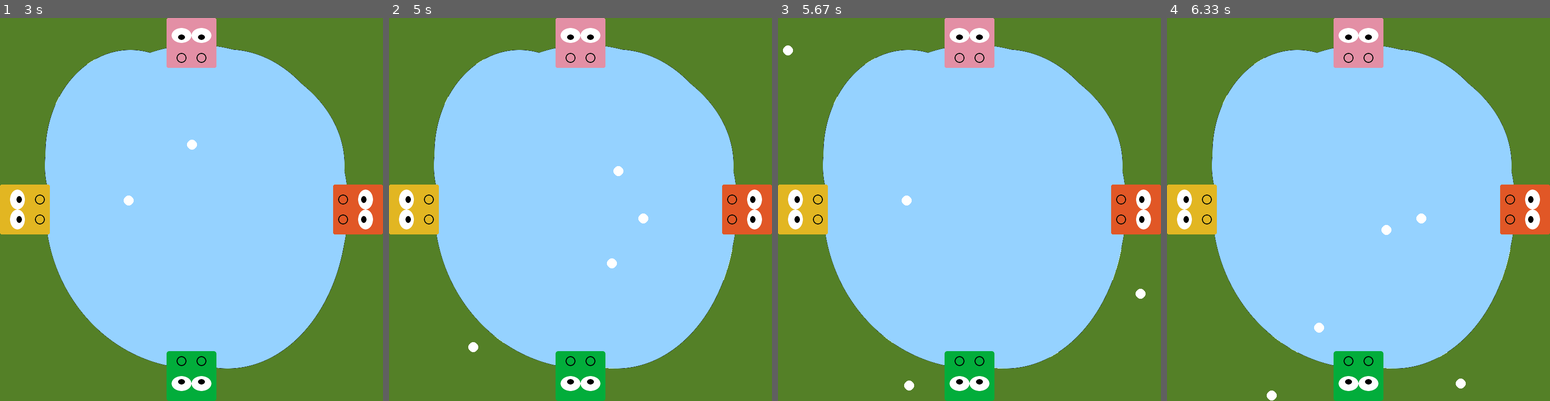
Above: before the commit, frames 1-4 (left to right).
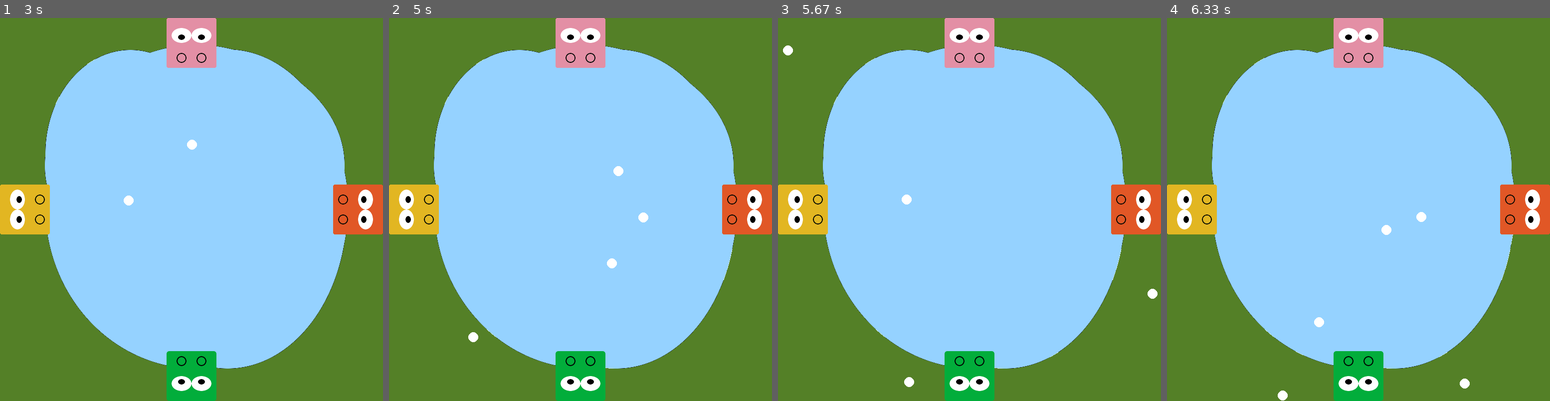
Above: after the commit, the same moments.

Repository: BradStevenson/HungryHippos-Pygame
Game: pygame game, started from hungryHippos.py
Two runs of this game, one before a commit and one after it. Both use one fixed random seed, a clock stepped at 60 frames per second and the inputs below. The source is Python 2; it was converted automatically to run under Python 3.
Inputs:
- Up to frame 1 (3 s): hold Up 0.33-0.8 s; tap Enter at 1.83 s; tap Z at 2.17 s
- Up to frame 2 (5 s): no input
- Up to frame 3 (5.67 s): no input
- Up to frame 4 (6.33 s): no input

Frame 1 is identical in both runs. In frame 2, 0.1% of the frame differs, in the area x 20-68%, y 50-88%; in frame 3, 0.2%; in frame 4, 0.3%, in the area x 25-91%, y 50-100%.

Commit message:
Seperated Menu to Pygame-Menu repo

Diff:
--- a/hungryHippos.py
+++ b/hungryHippos.py
@@ -4,112 +4,13 @@
 import random
 import math
 from pygame.sprite import Sprite
+from Menu import Menu
 
 pygame.display.init()
 pygame.font.init()
 HEIGHT_RES = 768
 WIDTH_RES = 768
 totalScore = 0
-
-class Menu:
-    field_list = []
-    field = []
-    dest_surface = pygame.Surface
-    number_fields = 0
-    background_color = (52, 73, 94)
-    title_font = "pixelated_bold.ttf"
-    title_size = 36
-    font = "pixelated_font.ttf"
-    font_size = 20
-    font_color =  (255, 255, 255)
-    selection_color = (26, 188, 156)
-    selection_position = 0
-    position = (0,0)
-    menu_width = 0
-    menu_height = 0
-
-    class Field:
-    	text = ''
-    	field = pygame.Surface
-    	field_rect = pygame.Rect
-    	selection_rect = pygame.Rect
-
-    def move_menu(self, top, left):
-    	self.position = (top, left)
-
-    def set_colors(self, text, selection, background):
-    	self.background_color = background
-    	self.font_color = text
-    	self.selection_color = selection
-
-    def set_font(self, title, menu):
-    	self.title_font = title
-    	self.font = menu
-
-    def get_position(self):
-    	return self.selection_position
-
-    def init(self, item_list, dest_surface, title):
-    	self.field_list = item_list
-    	self.dest_surface = dest_surface
-    	self.number_fields = len(self.field_list)
-    	self.title = title
-    	self.create_structures()
-
-    def draw(self, move=0):
-        if move:
-            self.selection_position += move
-            if self.selection_position == -1:
-                self.selection_position = self.number_fields - 1
-            self.selection_position %= self.number_fields
-        menu = pygame.Surface((self.menu_width, self.menu_height))
-        menu.fill(self.background_color)
-        selection_rect = self.field[self.selection_position].selection_rect
-        pygame.draw.rect(menu, self.selection_color, selection_rect)
-
-        for i in xrange(self.number_fields):
-            menu.blit(self.field[i].field, self.field[i].field_rect)
-        self.dest_surface.blit(menu, self.position)
-        return self.selection_position
-
-    def create_structures(self):
-        shift = 0
-        self.menu_height = 0
-        self.font = pygame.font.Font(self.font, self.font_size)
-        for i in xrange(self.number_fields):
-            self.field.append(self.Field())
-            self.field[i].text = self.field_list[i]
-            if i == 0:
-           		if self.title:
-           			self.title_font = pygame.font.Font(self.title_font, self.title_size)
-           			self.field[i].field = self.title_font.render(self.field[i].text, 1, self.font_color)
-           		else:
-           			self.field[i].field = self.font.render(self.field[i].text, 1, self.font_color)
-            else:
-            	self.field[i].field = self.font.render(self.field[i].text, 1, self.font_color)
-
-            self.field[i].field_rect = self.field[i].field.get_rect()
-            shift = int(self.title_size * 0.2)
-
-            height = self.field[i].field_rect.height
-            self.field[i].field_rect.left = shift
-            self.field[i].field_rect.top = shift + (shift * 2 + height) * i
-
-            width = self.field[i].field_rect.width + shift*2
-            height = self.field[i].field_rect.height + shift*2
-            left = self.field[i].field_rect.left - shift
-            top = self.field[i].field_rect.top - shift
-            if width > self.menu_width:
-            	self.menu_width = width
-            else:
-            	width = self.menu_width
-
-            self.field[i].selection_rect = (left, top, width, height)
-            self.menu_height += height
-        x = self.dest_surface.get_rect().centerx - self.menu_width / 2
-        y = self.dest_surface.get_rect().centery - self.menu_height / 2
-        mx, my = self.position
-        self.position = (x + mx, y + my)
 
 class Hippo(Sprite):
 	""" HANDLES HIPPO BEHAVIOURS """
@@ -156,7 +57,6 @@
 		pygame.draw.rect(self.image, pygame.Color("black"), self.rect)
 		self.state = False
 
-
 class Ball(Sprite):
 	""" HANDLES BALL BEHAVIOURS """
 	def __init__(self, color, score, hippos):
@@ -176,6 +76,10 @@
 		self.start = (WIDTH_RES/2, HEIGHT_RES/2)
 
 	def update(self):
+		if self.image.get_alpha() != 0:
+			self.velocity[0] += 0.01
+	 		self.velocity[1] -= 0.01
+
 		self.rect.move_ip(*self.velocity)
 		# Detect if eaten
 		for hippo in self.hippos:
@@ -254,6 +158,7 @@
 
 	def getWinner(scores):
 		highScore = 0
+		winner = 0
 		for score in scores:
 			if score.score > highScore:
 				highScore = score.score
@@ -346,7 +251,7 @@
 	ballList = [ball1]
 	ballSprite = pygame.sprite.RenderClear(ballList)
 	global totalScore
-
+	totalScore = 0
 	counter = 0
 	clock = pygame.time.Clock()
 	# GAME LOOP
